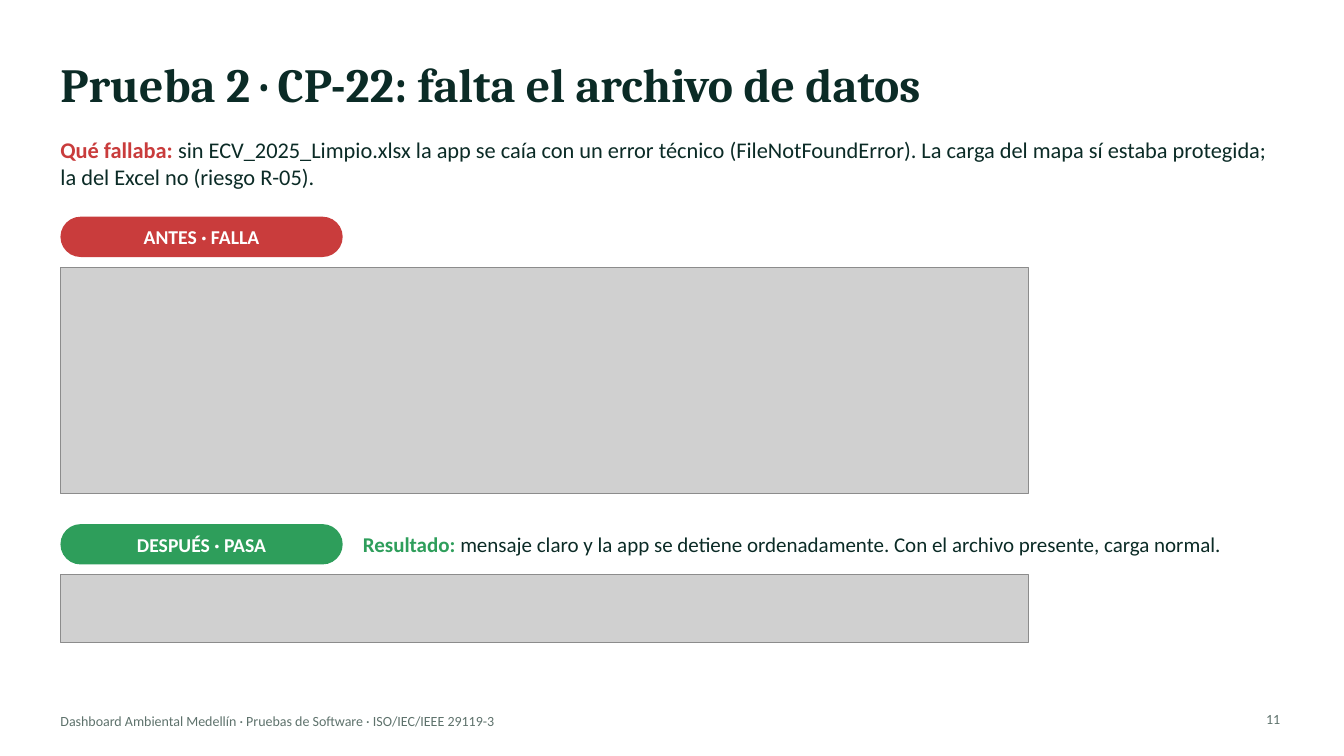
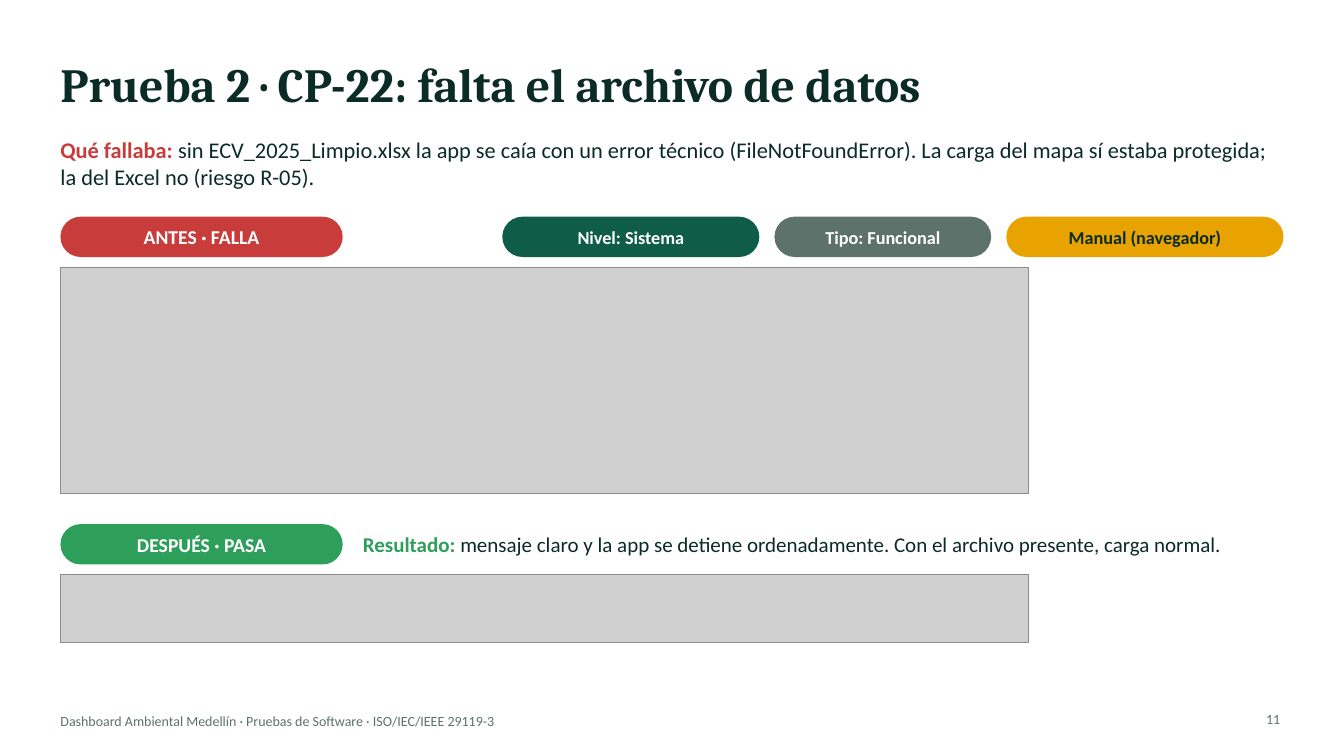
Before and after one commit to jeyson4013/Analisis_ambiental, a slide deck: slide 11 of Presentacion_Pruebas_Dashboard_Ambiental.pptx. Drawn at 1344x756 pixels with LibreOffice and Linux fonts; fonts in the diff are those of the drawing; grey boxes stand for pictures. Boxes give left, top, right and bottom in pixels: in the first picture for what was removed or moved away, otherwise in the second. Text is boxed around its words. In the diff, an @@ line names an element or a change of style, - is before the commit and + after.

Commit message:
docs: indicar nivel, tipo y forma de ejecucion de cada prueba en la presentacion

```diff
--- a/Presentacion_Pruebas_Dashboard_Ambiental.pptx
+++ b/Presentacion_Pruebas_Dashboard_Ambiental.pptx
@@ rounded rectangle added at [502, 217, 759, 257], fill #0F5C48, 13 pt, text #FFFFFF, bold @@
+Nivel: Sistema
@@ rounded rectangle added at [774, 217, 991, 257], fill #5E726C, 13 pt, text #FFFFFF, bold @@
+Tipo: Funcional
@@ rounded rectangle added at [1006, 217, 1284, 257], fill #E8A300, 13 pt, text #0B2B26, bold @@
+Manual (navegador)
```
Also in this commit, not shown: 5 other slides changed.
